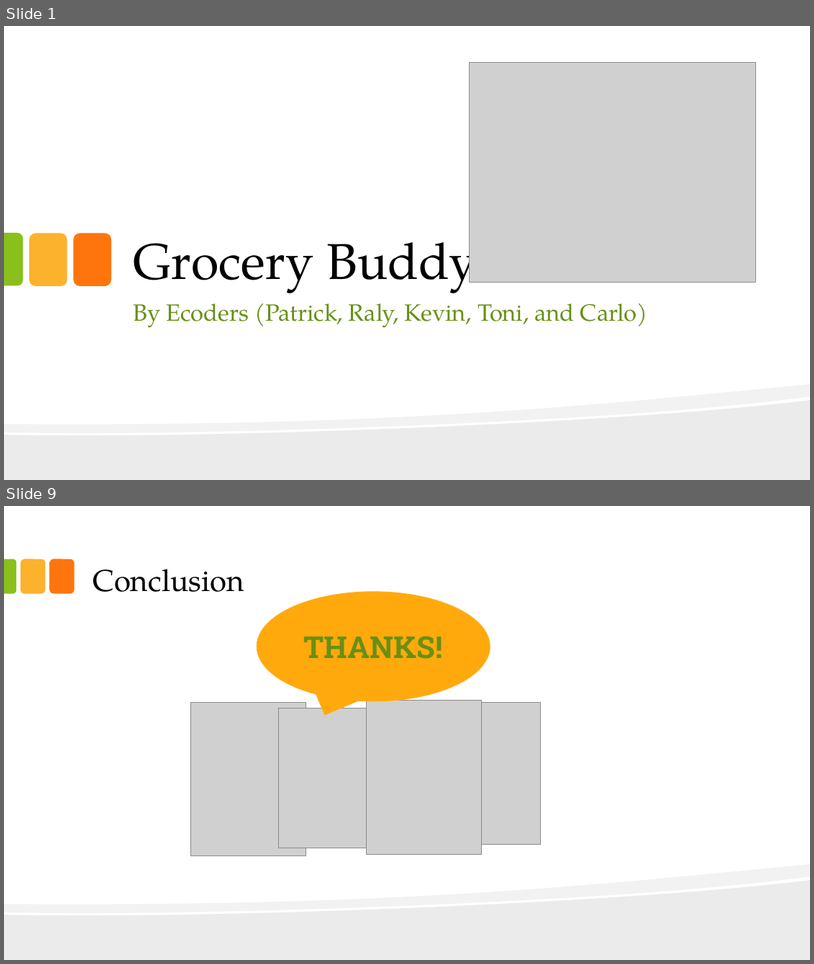
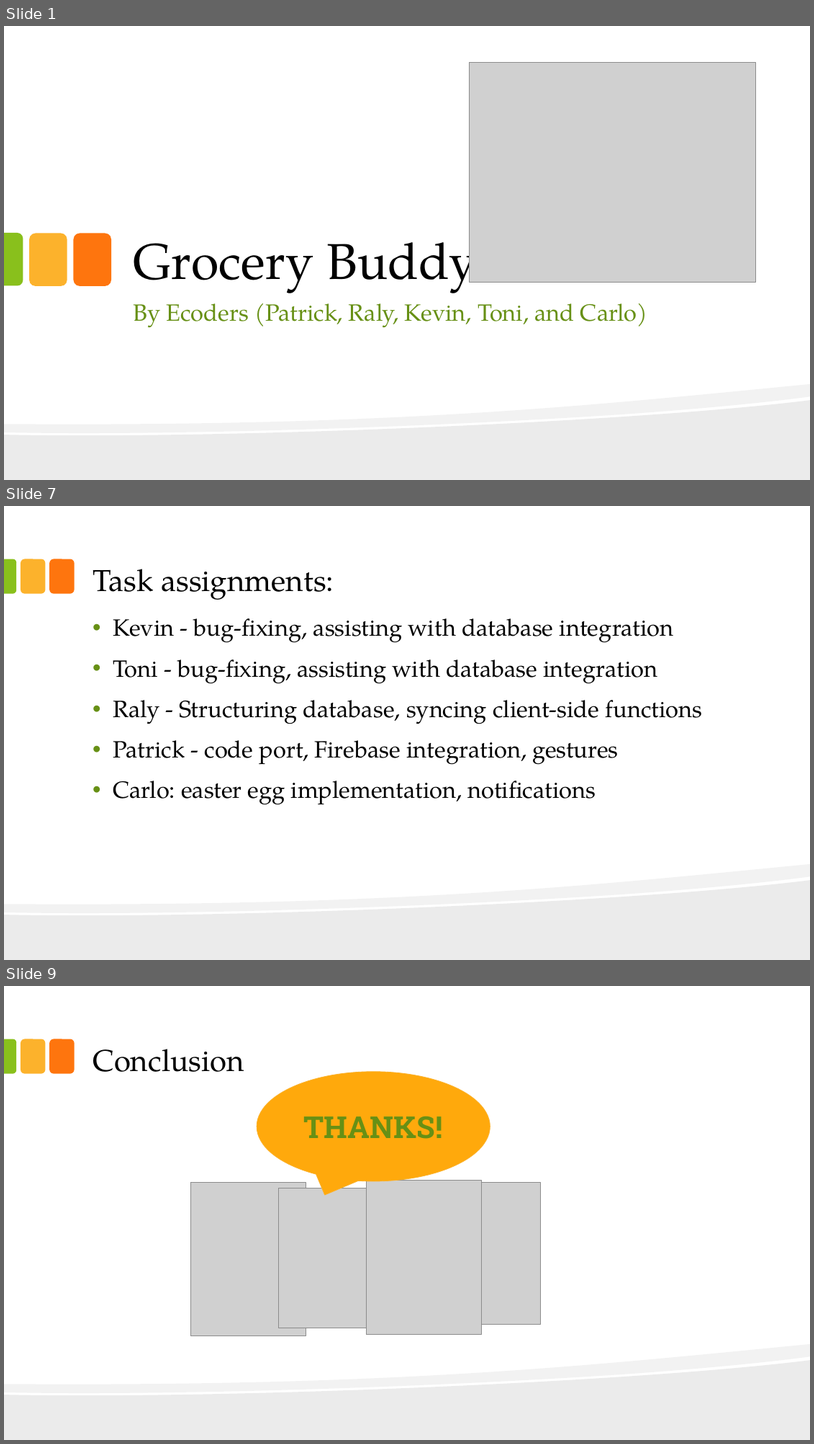
Before and after one commit to pclundaahl/grocerybuddy, a slide deck: Team Docs/Sprint 2 Presentation.pptx. Shown one above the other, each under a label of ours: slides 1 and 9 before the commit, slides 1, 7 and 9 after it; the slides between them are not shown. The pictures are 814x964 and 814x1444 pixels, drawn with LibreOffice and Linux fonts; fonts in the diff are those of the drawing; grey boxes stand for pictures. Boxes give left, top, right and bottom in pixels: in the first picture for what was removed or moved away, otherwise in the second. Text is boxed around its words. In the diff, an @@ line names an element or a change of style, - is before the commit and + after.

```diff
--- a/Team Docs/Sprint 2 Presentation.pptx
+++ b/Team Docs/Sprint 2 Presentation.pptx
@@ slide 7 added at (x1=4, y1=506, x2=810, y2=960), background #FFFFFF; not listed: 5 template elements that a slide beside it also shows @@
@@ title added at (x1=93, y1=569, x2=334, y2=600), 36 pt, text #000000 @@
+Task assignments:
@@ text added at (x1=113, y1=618, x2=703, y2=805), 28 pt, text #000000 @@
+• Kevin - bug-fixing, assisting with database integration
+• Toni - bug-fixing, assisting with database integration
+• Raly - Structuring database, syncing client-side functions
+• Patrick - code port, Firebase integration, gestures
+• Carlo: easter egg implementation, notifications
```
Also in this commit, not shown: 6 slides changed, 1 slide removed.
